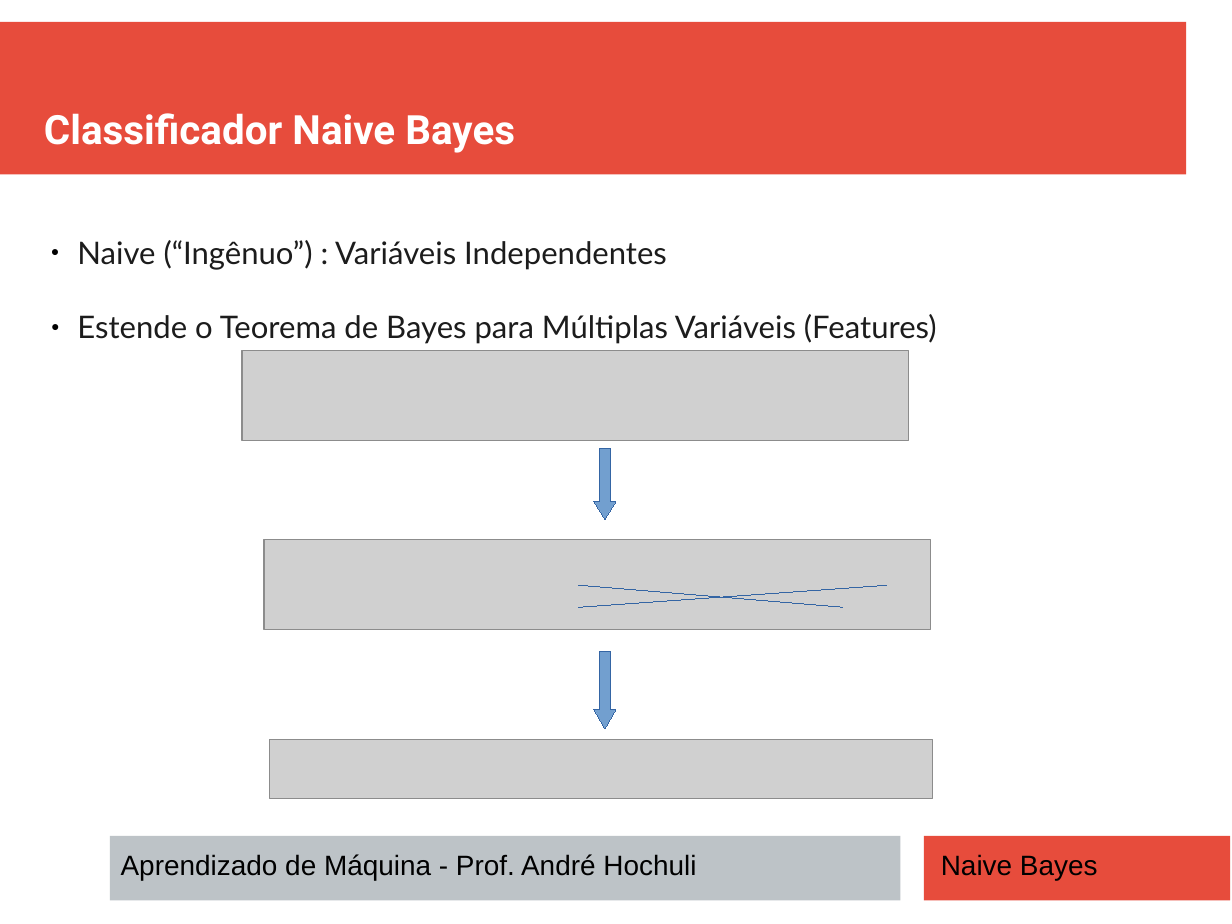
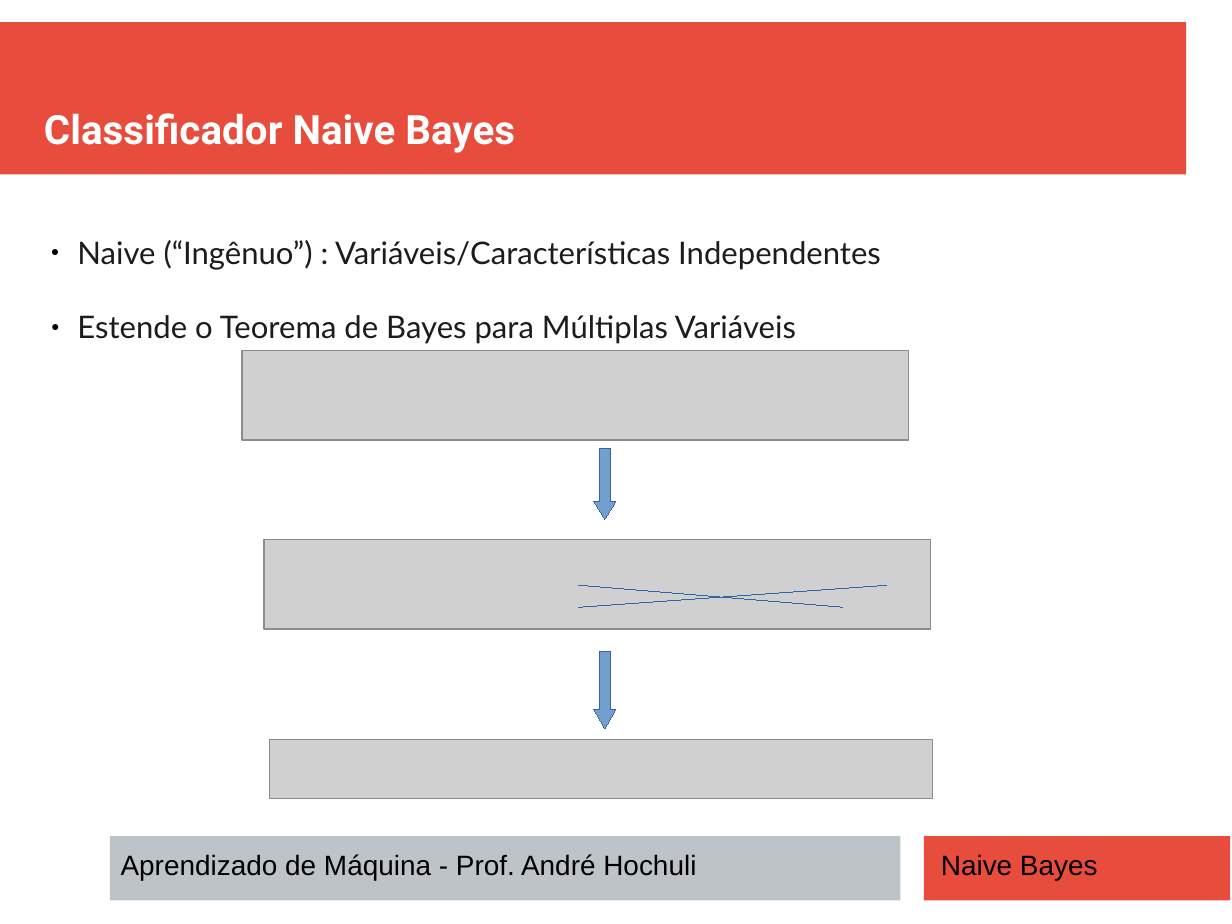
Before and after one commit to andrehochuli/teaching, a slide deck: slide 11 of AprendizadoMaquina/Tópico 02 - Aprendizado Supervisionado/NAIVE BAYES/Tópico 02 - Aprendizado-Supervisionado - Naive Bayes.pptx. Drawn at 1232x924 pixels with LibreOffice and Linux fonts; fonts in the diff are those of the drawing; grey boxes stand for pictures. Boxes give left, top, right and bottom in pixels: in the first picture for what was removed or moved away, otherwise in the second. Text is boxed around its words. In the diff, an @@ line names an element or a change of style, - is before the commit and + after.

Commit message:
Preparando Naive Bayes

```diff
--- a/AprendizadoMaquina/Tópico 02 - Aprendizado Supervisionado/NAIVE BAYES/Tópico 02 - Aprendizado-Supervisionado - Naive Bayes.pptx
+++ b/AprendizadoMaquina/Tópico 02 - Aprendizado Supervisionado/NAIVE BAYES/Tópico 02 - Aprendizado-Supervisionado - Naive Bayes.pptx
@@ text at <box>77,240,881,344</box>: text changed @@
-● Naive (“Ingênuo”) : Variáveis Independentes
-● Estende o Teorema de Bayes para Múltiplas Variáveis (Features)
+● Naive (“Ingênuo”) : Variáveis/Características Independentes
+● Estende o Teorema de Bayes para Múltiplas Variáveis
```
Also in this commit, not shown: 7 other slides changed, 4 slides added.
